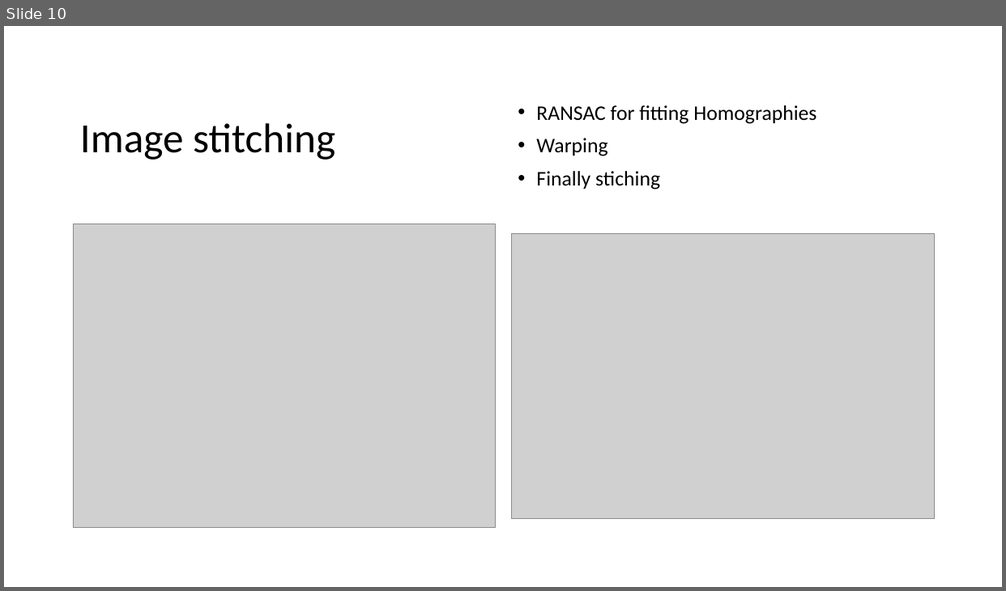
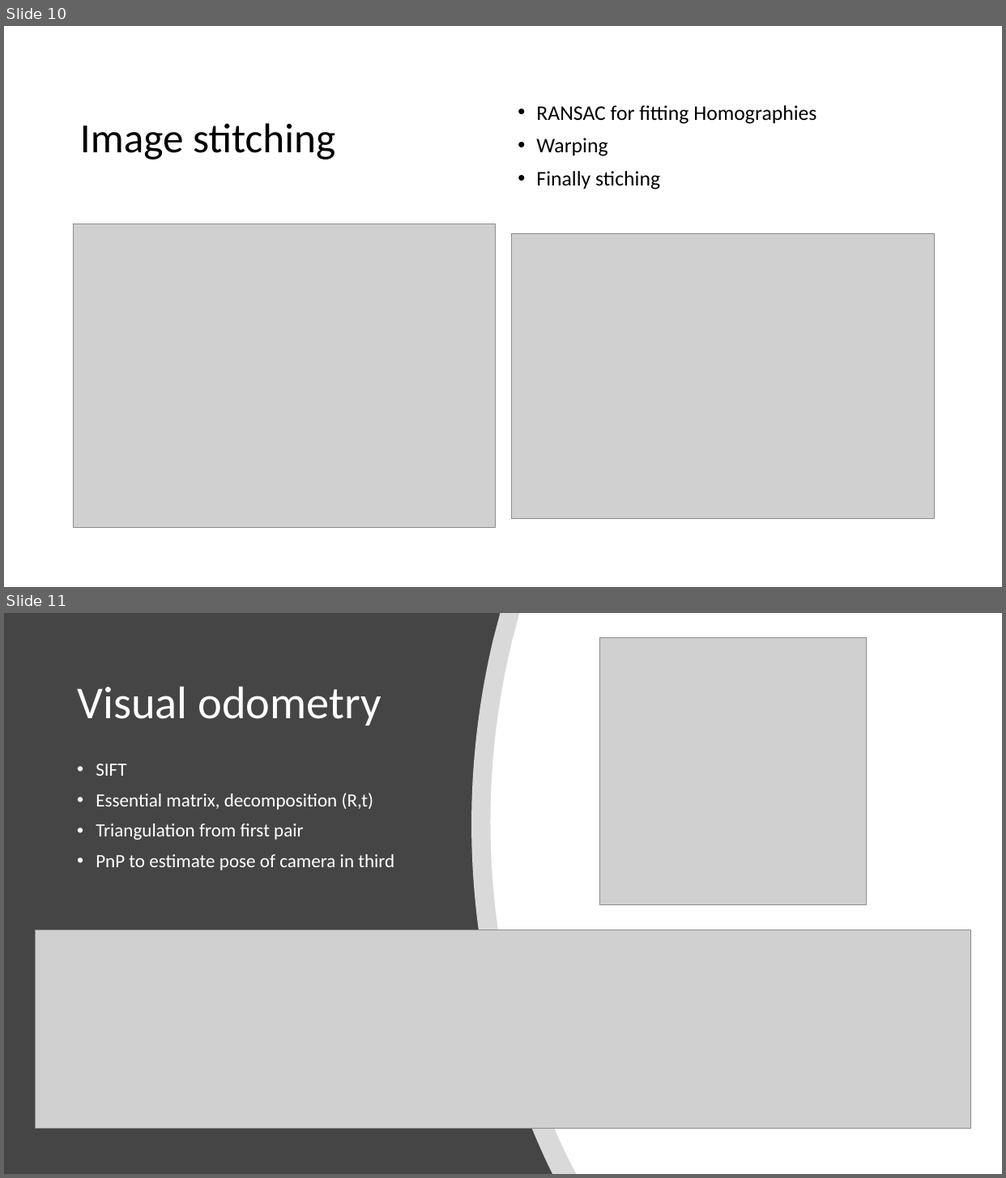
Before and after one commit to gitglob/02504-Computer-Vision, a slide deck: exam/presentation.pptx. Shown one above the other, each under a label of ours: slide 10 before the commit, slides 10 and 11 after it. The pictures are 1006x591 and 1006x1178 pixels, drawn with LibreOffice and Linux fonts; fonts in the diff are those of the drawing; grey boxes stand for pictures. Boxes give left, top, right and bottom in pixels: in the first picture for what was removed or moved away, otherwise in the second. Text is boxed around its words. In the diff, an @@ line names an element or a change of style, - is before the commit and + after.

```diff
--- a/exam/presentation.pptx
+++ b/exam/presentation.pptx
@@ slide 11 added at [4,613,1002,1174], background #454545 @@
@@ freeform shape added at [472,613,1002,1174], fill #FFFFFF at 80% opacity @@
@@ freeform shape added at [491,613,1002,1174], fill #FFFFFF @@
@@ picture added at [600,637,867,905] @@
@@ title added at [77,687,381,726], 44 pt, text #FFFFFF @@
+Visual odometry
@@ text added at [96,764,394,871], 18 pt, text #FFFFFF @@
+• SIFT
+• Essential matrix, decomposition (R,t)
+• Triangulation from first pair
+• PnP to estimate pose of camera in third
@@ picture added at [36,930,971,1129] @@
```
Also in this commit, not shown: 5 other files.
